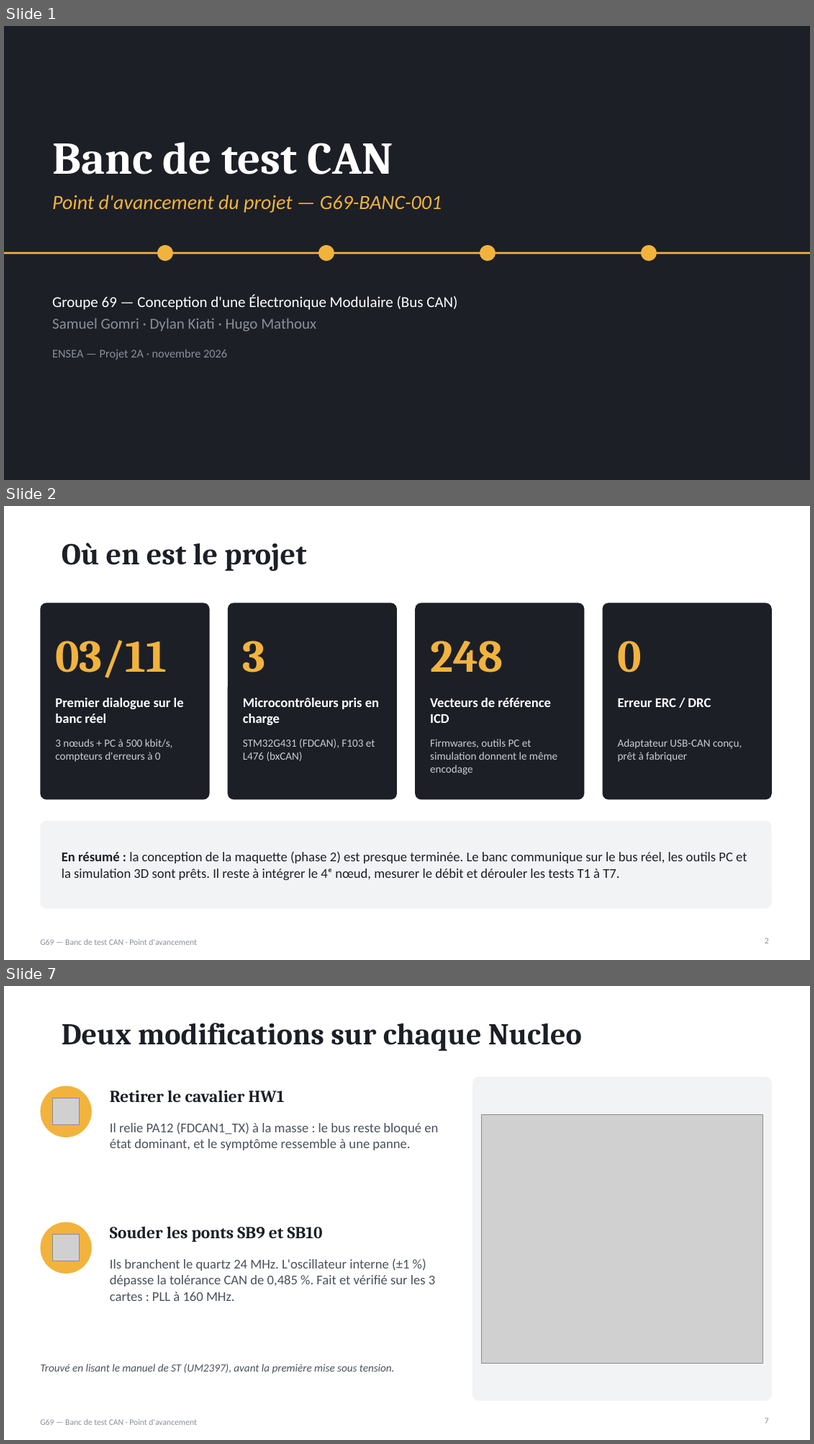
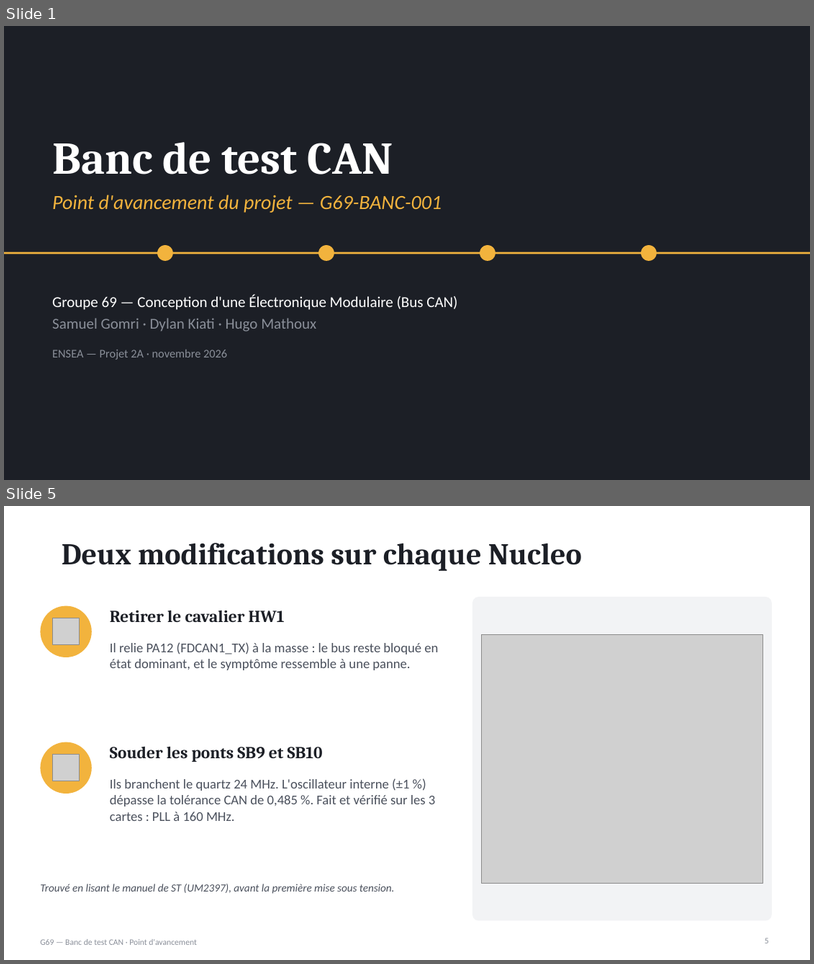
Before and after one commit to xopigun/Projet2A, a slide deck: banc-can/docs/presentation/Avancement_Bus_CAN_G69.pptx. Shown one above the other, each under a label of ours: slides 1, 2 and 7 before the commit, slides 1 and 5 after it; the slides between them are not shown. The pictures are 814x1444 and 814x964 pixels, drawn with LibreOffice and Linux fonts; fonts in the diff are those of the drawing; grey boxes stand for pictures. Boxes give left, top, right and bottom in pixels: in the first picture for what was removed or moved away, otherwise in the second. Text is boxed around its words. In the diff, an @@ line names an element or a change of style, - is before the commit and + after.

```diff
--- a/banc-can/docs/presentation/Avancement_Bus_CAN_G69.pptx
+++ b/banc-can/docs/presentation/Avancement_Bus_CAN_G69.pptx
@@ slide 2 removed at (4,506,810,960), background #FFFFFF; not listed: 1 template element that a slide beside it also shows @@
@@ title removed at (62,543,306,571) @@
-Où en est le projet
@@ rounded rectangle removed at (40,602,210,800) @@
@@ rounded rectangle removed at (228,602,397,800) @@
@@ rounded rectangle removed at (415,602,585,800) @@
@@ rounded rectangle removed at (603,602,772,800) @@
@@ text removed at (55,640,167,678) @@
-03/11
@@ text removed at (243,641,266,672) @@
-3
@@ text removed at (430,641,504,672) @@
-248
@@ text removed at (618,641,643,672) @@
-0
@@ text removed at (55,698,184,723) @@
-Premier dialogue sur le banc réel
@@ text removed at (243,698,379,725) @@
-Microcontrôleurs pris en charge
@@ text removed at (430,698,550,723) @@
-Vecteurs de référence ICD
@@ text removed at (618,698,711,707) @@
-Erreur ERC / DRC
@@ text removed at (55,739,173,762) @@
-3 nœuds + PC à 500 kbit/s, compteurs d'erreurs à 0
@@ text removed at (243,739,376,761) @@
-STM32G431 (FDCAN), F103 et L476 (bxCAN)
@@ text removed at (430,739,558,775) @@
-Firmwares, outils PC et simulation donnent le même encodage
@@ text removed at (618,739,742,762) @@
-Adaptateur USB-CAN conçu, prêt à fabriquer
@@ rounded rectangle removed at (40,821,772,908) @@
@@ text removed at (62,851,747,880) @@
-En résumé : la conception de la maquette (phase 2) est presque terminée. Le banc communique sur le bus réel, les outils PC et la simulation 3D sont prêts. Il reste à intégrer le 4ᵉ nœud, mesurer le débit et dérouler les tests T1 à T7.
@@ page number removed at (765,937,769,943) @@
-2
@@ what was slide 7 is now slide 5 @@
@@ page number at (765,937,769,943): text changed @@
-7
+5
```
Also in this commit, not shown: 5 slides changed, 2 other slides removed.
